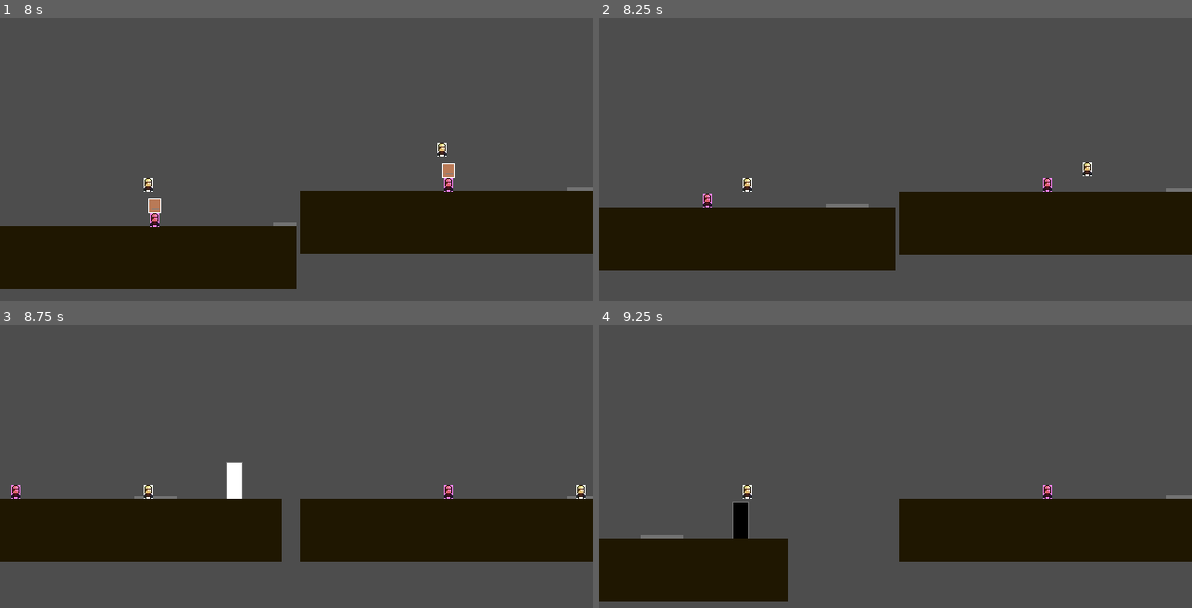
Above: before the commit, frames 1-4 (two rows, left to right).
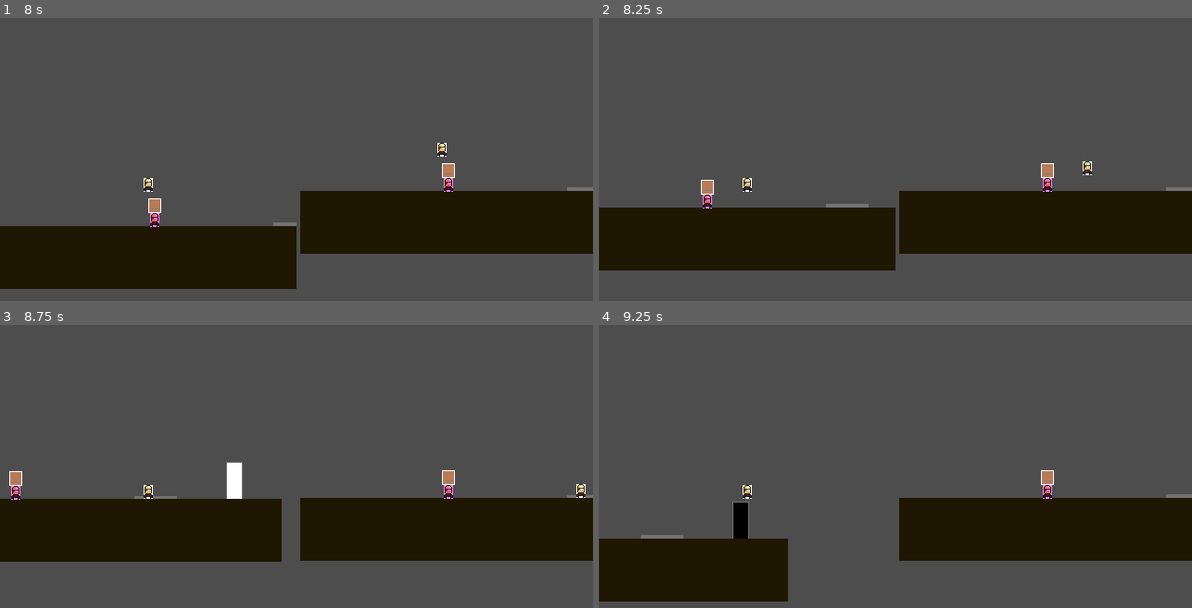
Above: after the commit, the same moments.

Repository: Darr3n2GG/Puzzle-Knights-2P-
Game: Godot game, scene res://Scenes/splitscreen.tscn
Same seed, same stepped clock (60 frames per second), same inputs: the game is played once before the commit and once after it.
Inputs:
- Up to frame 1 (8 s): hold D (1Right) 0.53-2.03 s; tap S (1Attack) at 0.6, 1.35, 2.3, 2.85, 3.6, 4.55, 5.1, 5.85, 6.8, 7.35 s; tap W (1Up) at 0.77, 1.52, 3.02, 3.77, 4.52, 6.02, 6.77, 7.52 s; hold A (1Left) 2.03-2.78 s; tap Down (2Place) at 2.1, 4.35, 6.6 s; hold D (1Right) 2.78-4.28 s; hold A (1Left) 4.28-5.03 s; hold D (1Right) 5.03-5.78 s; tap Enter at 5.75 s; hold A (1Left) 5.78-7.28 s; tap P (reset) at 6.5 s; hold D (1Right) from 7.28 s (still down)
- Up to frame 2 (8.25 s): keep holding D (1Right); tap S (1Attack) at 8.1 s
- Up to frame 3 (8.75 s): keep holding D (1Right)
- Up to frame 4 (9.25 s): keep holding D (1Right); tap Down (2Place) at 8.85 s; tap W (1Up) at 9.02 s; tap S (1Attack) at 9.05 s

Frame 1 is identical in both runs. In frame 2, 0.6% of the frame differs, in the area x 17-100%, y 50-84%; in frame 3, 0.6%; in frame 4, 0.4%.

Commit message:
Finished the attacking system
+A cooldown system for the attacked target

Diff:
--- a/Characters/Players/Player.gd
+++ b/Characters/Players/Player.gd
@@ -69,9 +69,9 @@
 func attack():
 	if controls.player_index == 0: #haha bug fixed
 		if Input.is_action_just_pressed("1Attack"):
-			print("Bro is trying to attack")
+			global.damage = 1 #Easier to modify the damage
 			global.p1_attacking = true
-			$Attacking.start() #Timer is only available on P1
+			$Attacking.start() #Will be changed to disable/enable the hurtbox according to animation
 
 func _on_attacking_timeout():
 	$Attacking.stop()
@@ -84,7 +84,3 @@
 	if index == controls.player_index:
 		queue_free()
 #		print("function called")
-
-
-func _on_area_2d_area_entered(_area):
-	pass # Replace with function body.
--- a/Creature/Dummy.gd
+++ b/Creature/Dummy.gd
@@ -1,8 +1,9 @@
 extends RigidBody2D
 
 @onready var hurtbox = get_node("../Player 1")
-var health = 10
+var health = 5
 var p1_attackzone = false
+var can_damaged = true
 
 
 func _physics_process(_delta):
@@ -25,9 +26,15 @@
 
 func damaged():
 	if p1_attackzone and global.p1_attacking:
-		global.damage = 1
-		health = health - global.damage
-		print("Stop vandalism! Barrel health:", health)
-		if health <= 0:
-			self.queue_free()
-			print("I said STOP!!! What have you done?!")
+		if can_damaged:
+			health = health - global.damage
+			$Damaged_CD.start()
+			can_damaged = false
+			print("Stop vandalism! Barrel health: ", health)
+			if health <= 0:
+				self.queue_free()
+				print("I said STOP!!! What have you done?!")
+
+
+func _on_damaged_cd_timeout():
+	can_damaged = true
--- a/Creature/Dummy.tscn
+++ b/Creature/Dummy.tscn
@@ -31,5 +31,9 @@
 shape = SubResource("RectangleShape2D_fe7n5")
 debug_color = Color(1, 0, 0.113725, 0.419608)
 
+[node name="Damaged_CD" type="Timer" parent="."]
+wait_time = 0.5
+
 [connection signal="body_entered" from="Area2D" to="." method="_on_hitbox_body_entered"]
 [connection signal="body_exited" from="Area2D" to="." method="_on_hitbox_body_exited"]
+[connection signal="timeout" from="Damaged_CD" to="." method="_on_damaged_cd_timeout"]
